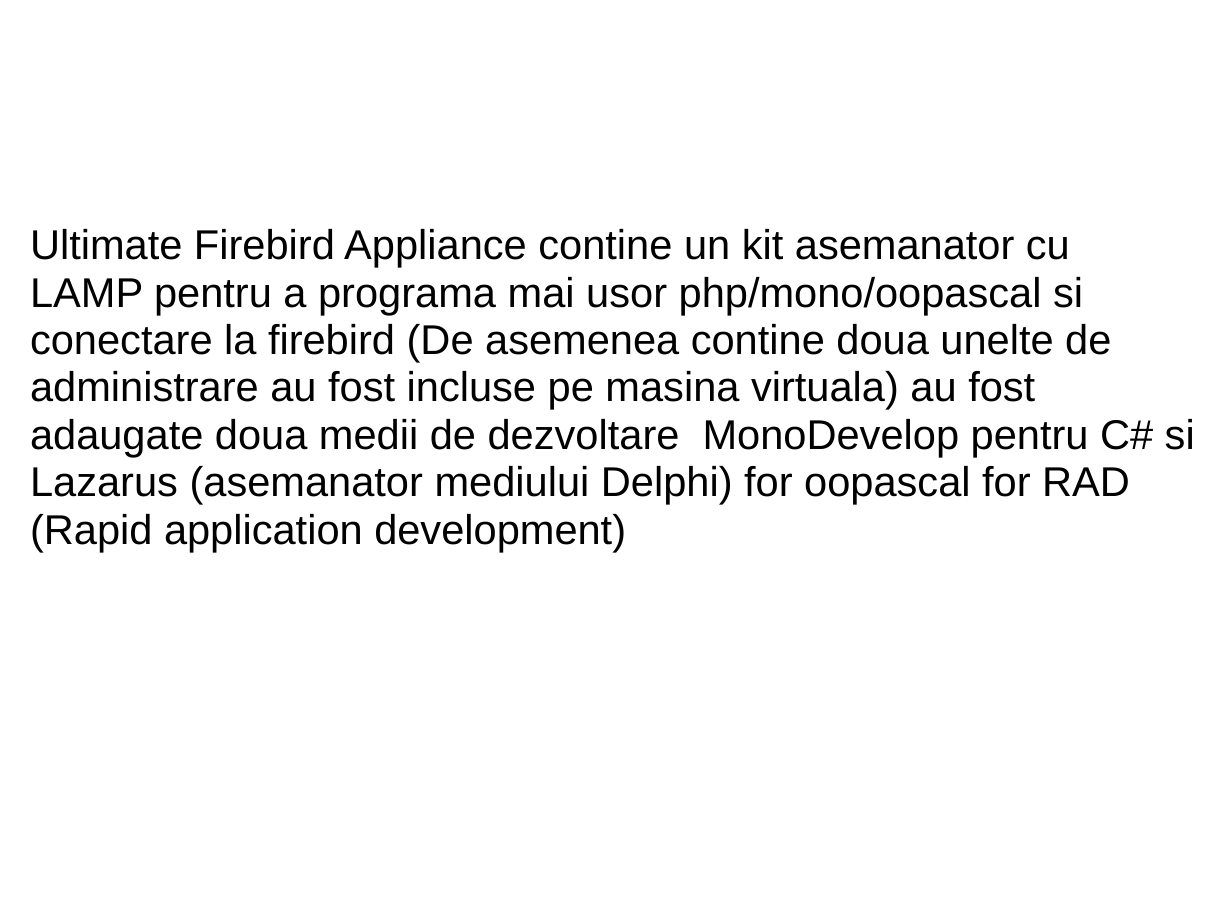
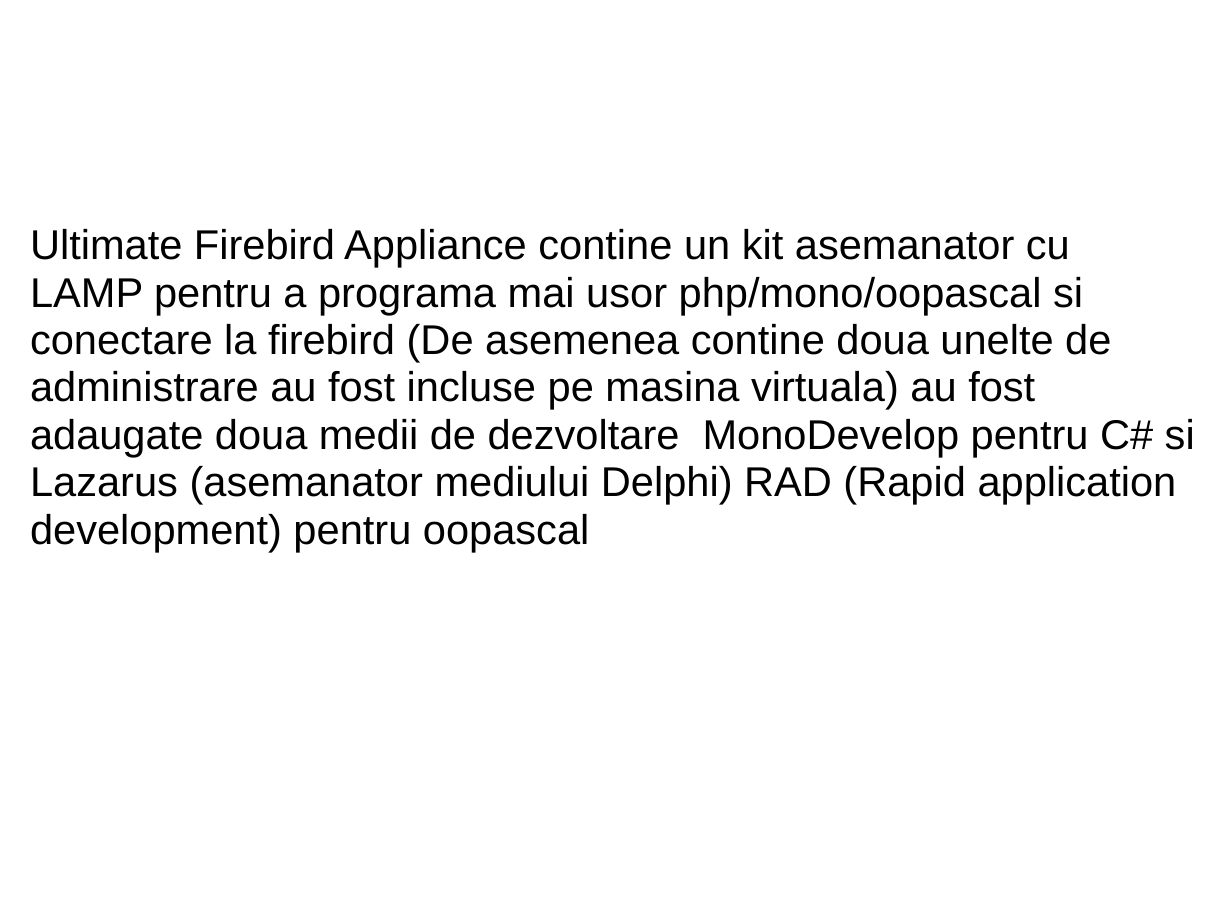
Before and after one commit to mariuz/firebird_livecd, a slide deck: slide 5 of Ultimate_Virtual_Machine_Appliance.ro.odp. Drawn at 1232x924 pixels with LibreOffice and Linux fonts; fonts in the diff are those of the drawing; background and template pictures are left out. Boxes give left, top, right and bottom in pixels: in the first picture for what was removed or moved away, otherwise in the second. Text is boxed around its words. In the diff, an @@ line names an element or a change of style, - is before the commit and + after.

```diff
--- a/Ultimate_Virtual_Machine_Appliance.ro.odp
+++ b/Ultimate_Virtual_Machine_Appliance.ro.odp
@@ text at (x1=30, y1=229, x2=1195, y2=552): text changed @@
-Ultimate Firebird Appliance contine un kit asemanator cu LAMP pentru a programa mai usor php/mono/oopascal si conectare la firebird (De asemenea contine doua unelte de administrare au fost incluse pe masina virtuala) au fost adaugate doua medii de dezvoltare MonoDevelop pentru C# si Lazarus (asemanator mediului Delphi) for oopascal for RAD (Rapid application development)
+Ultimate Firebird Appliance contine un kit asemanator cu LAMP pentru a programa mai usor php/mono/oopascal si conectare la firebird (De asemenea contine doua unelte de administrare au fost incluse pe masina virtuala) au fost adaugate doua medii de dezvoltare MonoDevelop pentru C# si Lazarus (asemanator mediului Delphi) RAD (Rapid application development) pentru oopascal
```
Also in this commit, not shown: 2 other slides changed.
